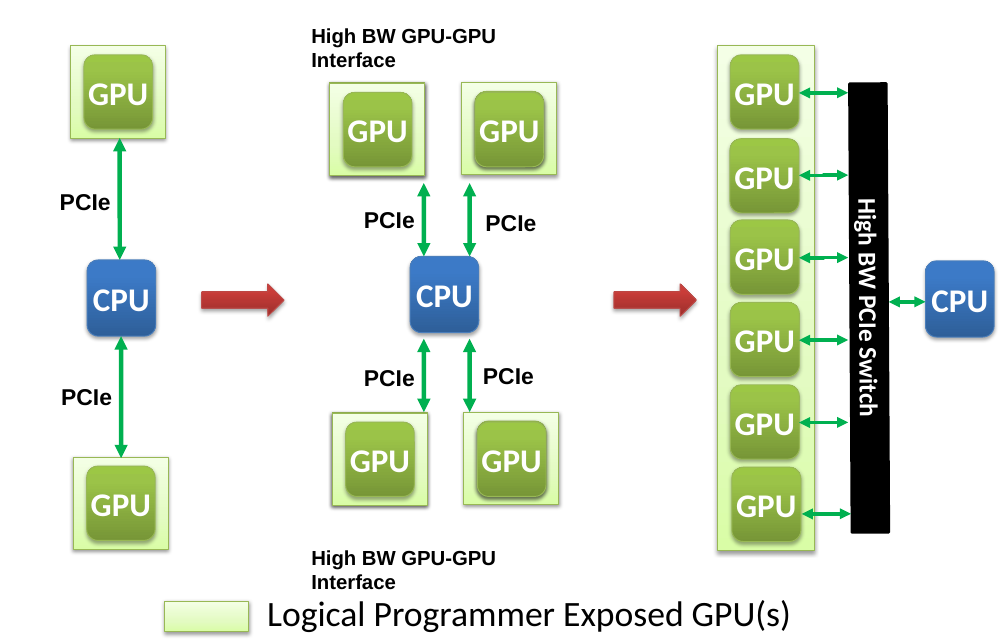
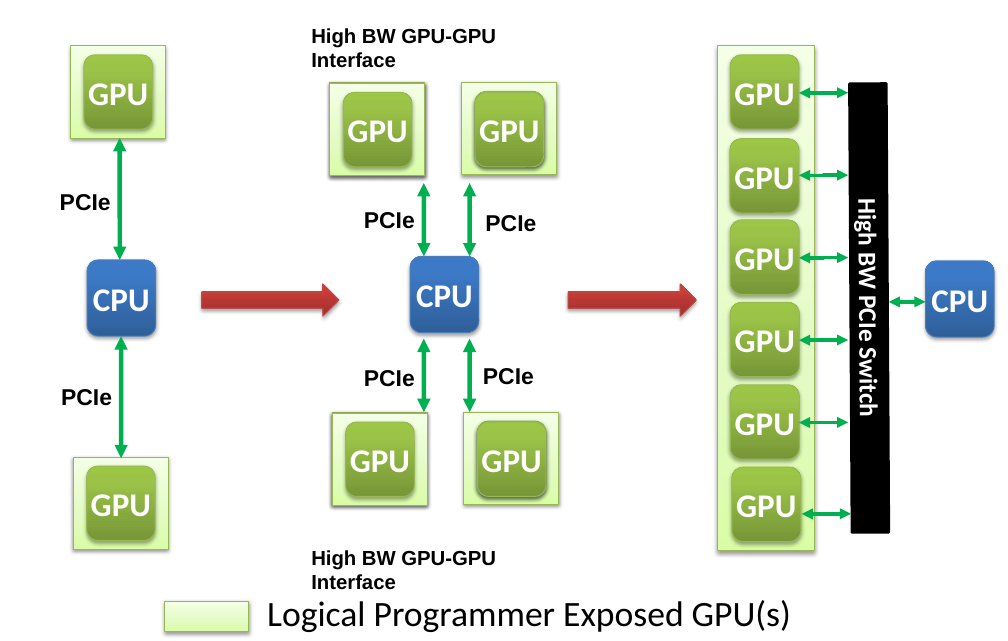
Before and after one commit to dnellans/2017-MICRO, a slide deck: slide 2 of figures/inter_gpu_connections.pptx. Drawn at 1008x641 pixels with LibreOffice and Linux fonts; fonts in the diff are those of the drawing. Boxes give left, top, right and bottom in pixels: in the first picture for what was removed or moved away, otherwise in the second. Text is boxed around its words. In the diff, an @@ line names an element or a change of style, - is before the commit and + after.

```diff
--- a/figures/inter_gpu_connections.pptx
+++ b/figures/inter_gpu_connections.pptx
@@ right arrow: place and size @@
-right arrow at <box>202,284,284,316</box>
+right arrow at <box>202,284,339,316</box>
@@ right arrow: place and size @@
-right arrow at <box>614,284,696,316</box>
+right arrow at <box>568,284,696,316</box>
```
Also in this commit, not shown: 3 other files.
